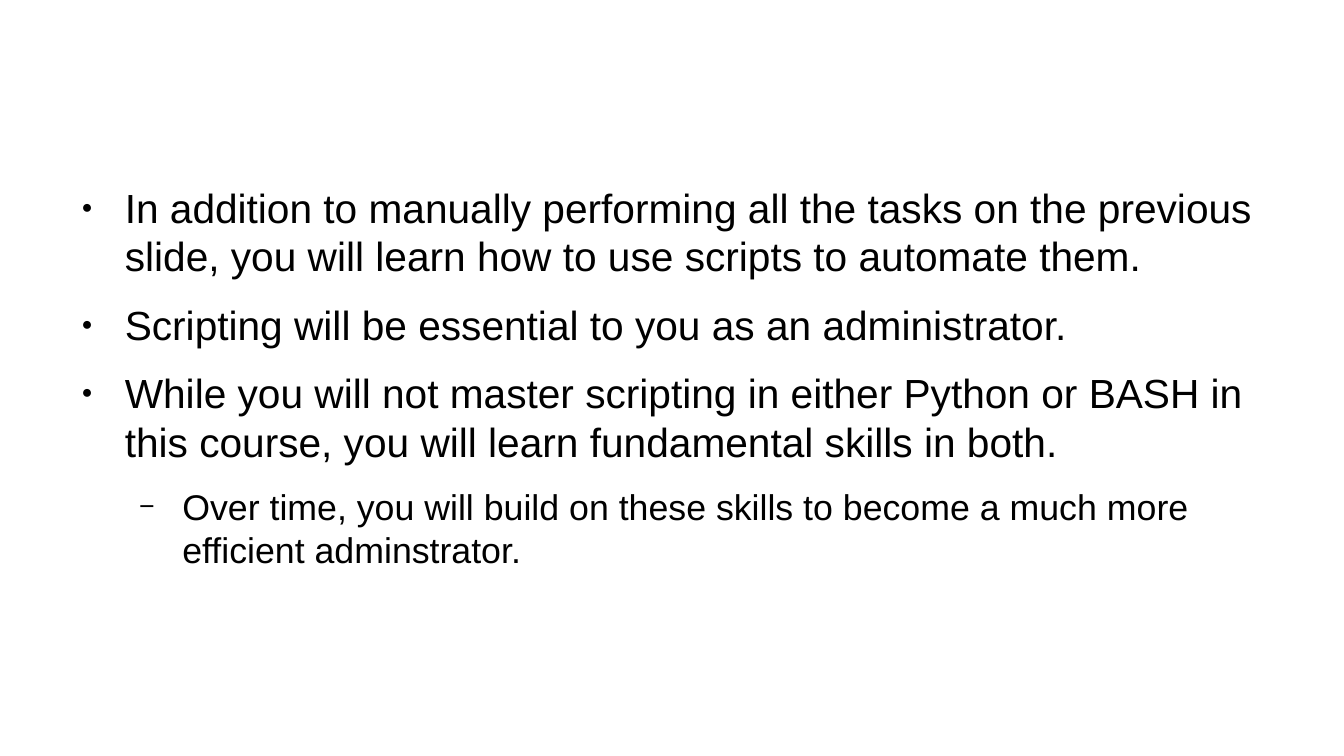
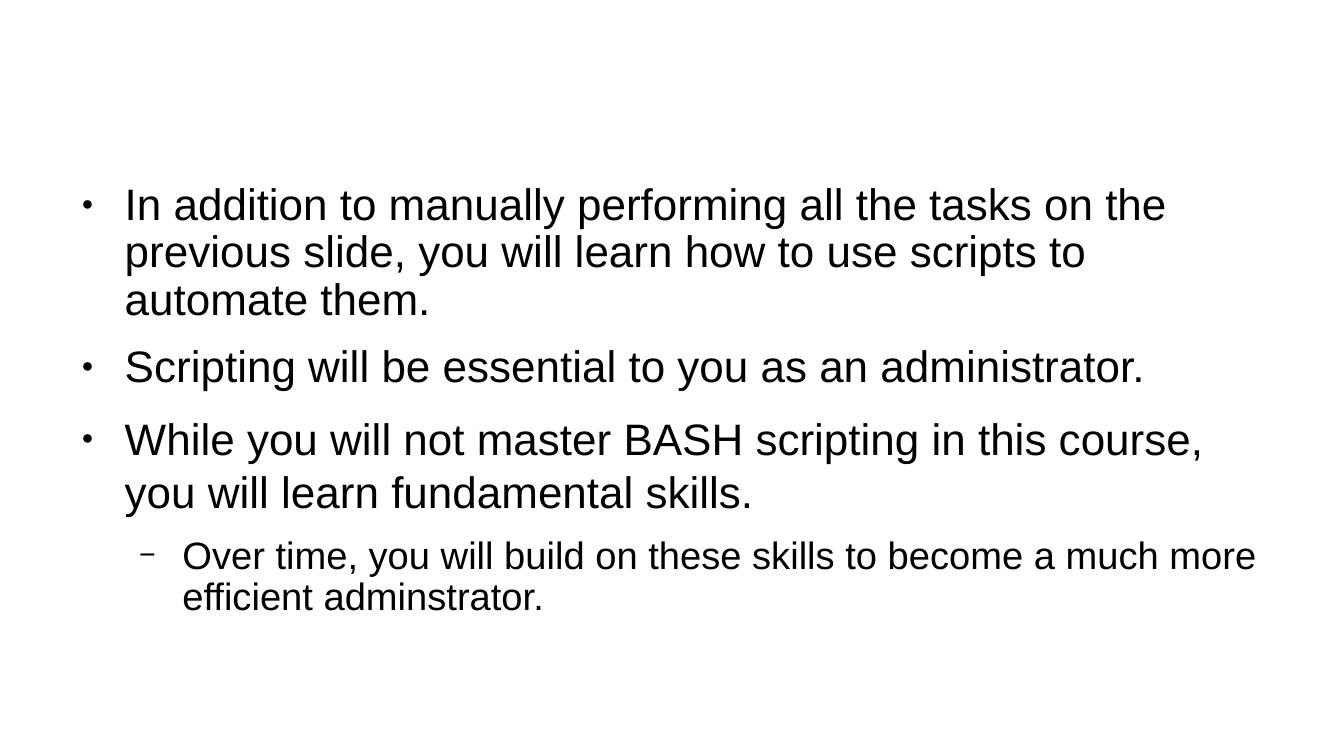
Before and after one commit to Seneca-ICTOER/OSL740, a slide deck: slide 5 of static/slides/w1-l1.pptx (slide 6 before the commit). Drawn at 1344x756 pixels with LibreOffice and Linux fonts; fonts in the diff are those of the drawing; background and template pictures are left out. Boxes give left, top, right and bottom in pixels: in the first picture for what was removed or moved away, otherwise in the second. Text is boxed around its words. In the diff, an @@ line names an element or a change of style, - is before the commit and + after.

```diff
--- a/static/slides/w1-l1.pptx
+++ b/static/slides/w1-l1.pptx
@@ text at box(125, 188, 1256, 611): size 24.1 to 26 pt in "In addition to manually performing all the ...", "Scripting will be essential to you as ..."; size 21.1 to 22.5 pt in "Over time, you will build on these ..."; line spacing 1 to 0.9 @@
@@ text at box(125, 423, 1203, 516): text changed; size 24.1 to 26 pt @@
-● While you will not master scripting in either Python or BASH in this course, you will learn fundamental skills in both.
+● While you will not master BASH scripting in this course, you will learn fundamental skills.
```
Also in this commit, not shown: 5 other slides changed, 1 slide removed, 1 other file.
